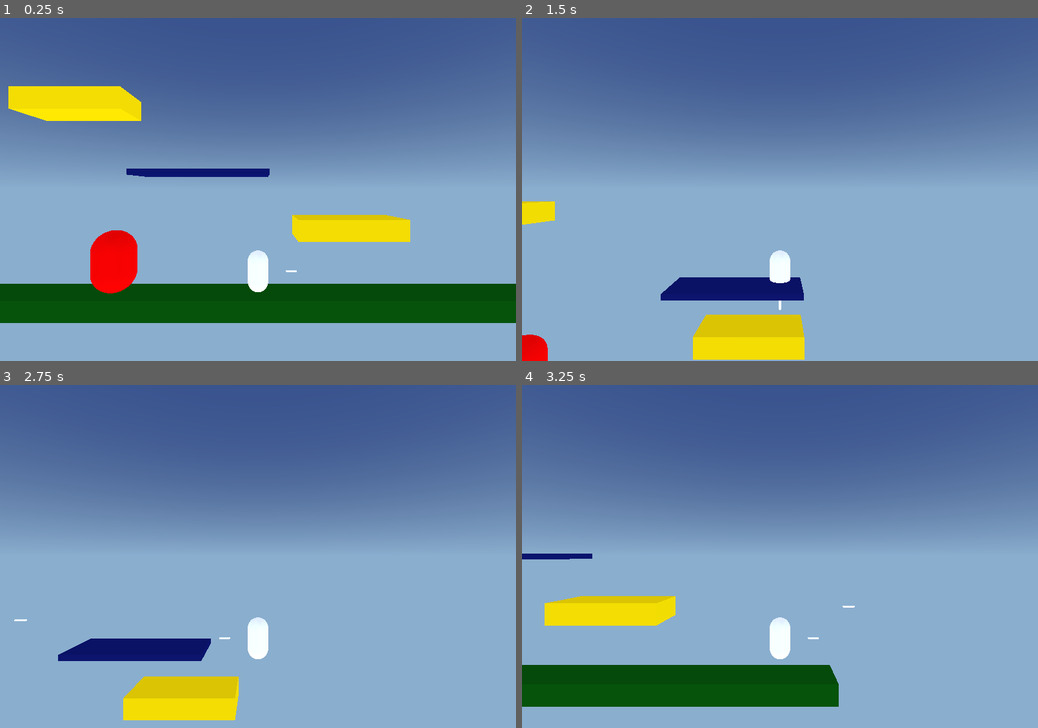
Above: before the commit, frames 1-4 (two rows, left to right).
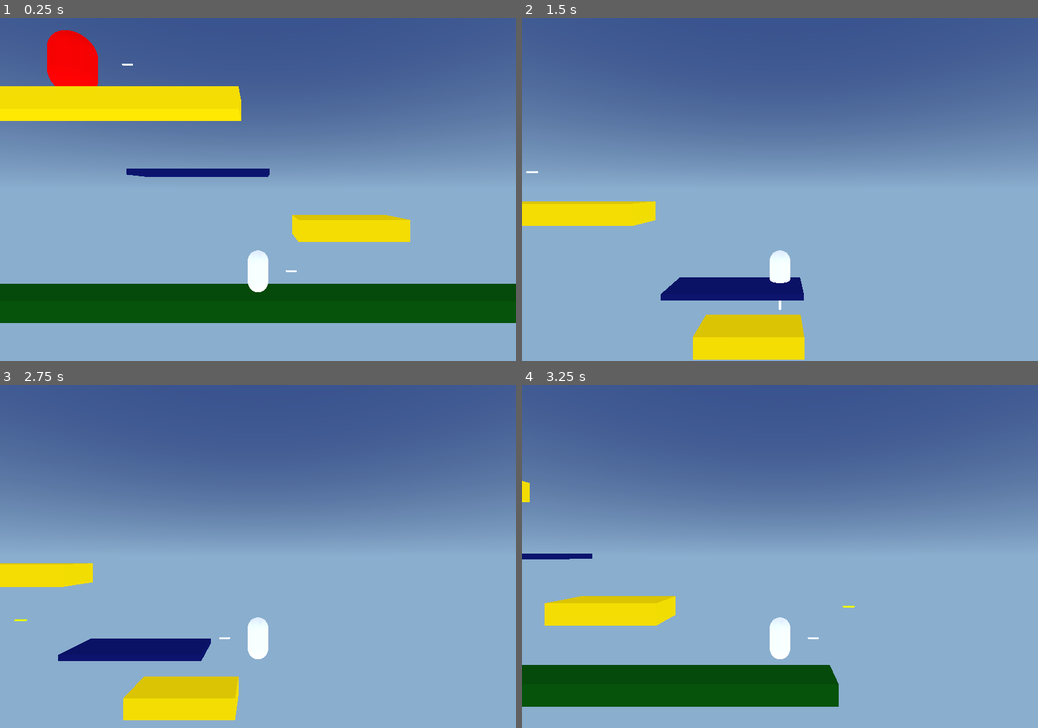
Above: after the commit, the same moments.

Repository: CaffeinatedCM/scorespacejam_9_game
Game: Godot game, scene res://levels/Sandbox.tscn
Same seed, same stepped clock (60 frames per second), same inputs: the game is played once before the commit and once after it.
Inputs:
- Up to frame 1 (0.25 s): no input
- Up to frame 2 (1.5 s): hold D (move_right) 0.53-1.28 s; tap Ctrl (shoot) at 0.6 s; tap Space (jump) at 0.77 s; hold A (move_left) from 1.28 s (still down); tap Down (aim_down) at 1.35 s
- Up to frame 3 (2.75 s): tap Space (jump) at 1.52 s; tap Ctrl (shoot) at 1.55, 2.3 s; release A (move_left) at 2.03 s; hold D (move_right) from 2.03 s (still down); hold Left (aim_left) from 2.03 s (still down)
- Up to frame 4 (3.25 s): keep holding D (move_right); release Left (aim_left) at 2.78 s; tap Right (aim_right) at 2.85 s; tap Space (jump) at 3.02 s; tap Ctrl (shoot) at 3.05 s

The runs differ from the first frame. In frame 1, 5.2% of the frame differs, in the area x 0-47%, y 3-81%; in frame 2, 1.8%; in frame 3, 1.2%; in frame 4, 0.1%.

Commit message:
Basic enemy attacking state

Diff:
--- /dev/null
+++ b/game/characters/BasicEnemy/BasicEnemyStateMachine.gd
@@ -0,0 +1,7 @@
+extends StateMachine
+
+func _ready():
+    states_map = {
+        "idle": $Idle,
+        "attacking": $Attacking
+    }
--- a/game/characters/BasicEnemy/Enemy.gd
+++ b/game/characters/BasicEnemy/Enemy.gd
@@ -1,8 +1,4 @@
 extends KinematicBody
-
-var bullet = preload("res://objects/bullet/Bullet.tscn")
-
-var aim_direction = Vector2.RIGHT
 
 onready var stats = $Stats
 
@@ -10,13 +6,4 @@
     $Stats.connect("on_no_health", self, "queue_free")
 
 func take_damage(value):
-    print("Damage", value)
     $Stats.health -= value
-
-func shoot():
-    var b = bullet.instance()
-    b.initialize(stats.DAMAGE, Vector3(aim_direction.x, aim_direction.y, 0).normalized())
-    get_tree().root.add_child(b)
-    b.global_transform.origin = global_transform.origin + Vector3(2, 0, 0)
-    var aim_degrees = rad2deg(Vector2.RIGHT.angle_to(aim_direction))
-    b.rotation_degrees.z = aim_degrees
--- a/game/characters/BasicEnemy/Enemy.tscn
+++ b/game/characters/BasicEnemy/Enemy.tscn
@@ -1,7 +1,11 @@
-[gd_scene load_steps=6 format=2]
+[gd_scene load_steps=11 format=2]
 
 [ext_resource path="res://characters/Stats.tscn" type="PackedScene" id=1]
 [ext_resource path="res://characters/BasicEnemy/Enemy.gd" type="Script" id=2]
+[ext_resource path="res://characters/BasicEnemy/BasicEnemyStateMachine.gd" type="Script" id=3]
+[ext_resource path="res://characters/BasicEnemy/States/Idle.gd" type="Script" id=4]
+[ext_resource path="res://characters/BasicEnemy/States/Attacking.gd" type="Script" id=5]
+[ext_resource path="res://objects/GunPivot/GunPivot.tscn" type="PackedScene" id=6]
 
 [sub_resource type="CapsuleShape" id=1]
 
@@ -10,13 +14,24 @@
 [sub_resource type="SpatialMaterial" id=3]
 albedo_color = Color( 1, 0, 0, 1 )
 
+[sub_resource type="BoxShape" id=4]
+extents = Vector3( 6, 2, 1 )
+
 [node name="Enemy" type="KinematicBody"]
-transform = Transform( 1, 0, 0, 0, 1, 0, 0, 0, 1, -7, 2, 0 )
 collision_layer = 8
 collision_mask = 0
 script = ExtResource( 2 )
 
 [node name="Stats" parent="." instance=ExtResource( 1 )]
+
+[node name="StateMachine" type="Node" parent="."]
+script = ExtResource( 3 )
+
+[node name="Idle" type="Node" parent="StateMachine"]
+script = ExtResource( 4 )
+
+[node name="Attacking" type="Node" parent="StateMachine"]
+script = ExtResource( 5 )
 
 [node name="CollisionShape" type="CollisionShape" parent="."]
 transform = Transform( 1, 0, 0, 0, -1.62921e-07, -1, 0, 1, -1.62921e-07, 0, 0, 0 )
@@ -26,3 +41,19 @@
 transform = Transform( 1, 0, 0, 0, -1.62921e-07, -1, 0, 1, -1.62921e-07, 0, 0, 0 )
 mesh = SubResource( 2 )
 material = SubResource( 3 )
+
+[node name="PlayerDetection" type="Area" parent="."]
+monitorable = false
+collision_layer = 0
+collision_mask = 2
+
+[node name="CollisionShape" type="CollisionShape" parent="PlayerDetection"]
+transform = Transform( 1, 0, 0, 0, 1, 0, 0, 0, 1, 0, 0.6, 0 )
+shape = SubResource( 4 )
+
+[node name="GunPivot" parent="." instance=ExtResource( 6 )]
+
+[node name="Gun" parent="GunPivot" index="0"]
+transform = Transform( -1.62921e-07, -1, 0, 1, -1.62921e-07, 0, 0, 0, 1, 2.62571, 0, 0 )
+
+[editable path="GunPivot"]
--- /dev/null
+++ b/game/characters/BasicEnemy/States/Attacking.gd
@@ -0,0 +1,42 @@
+extends BasicEnemyBaseState
+
+var bullet = preload("res://objects/bullet/Bullet.tscn")
+
+export var shoot_speed = 1
+
+var target
+var shot_delay = false
+
+func enter():
+    target = playerDetector.get_overlapping_bodies()[0]
+    playerDetector.connect("body_exited", self, "_on_player_left")
+
+func exit():
+    playerDetector.disconnect("body_exited", self, "_on_player_left")
+
+func update(_delta):
+    var target_direction = enemy.global_transform.origin.direction_to(target.global_transform.origin)
+
+    update_gun_rotation(target_direction)
+
+    if not shot_delay:
+        shoot(target_direction)
+        shot_delay = true
+        yield(get_tree().create_timer(shoot_speed), "timeout")
+        shot_delay = false
+
+func update_gun_rotation(target_direction):
+    var aim_degrees = rad2deg(Vector3.RIGHT.angle_to(target_direction))
+    gunPivot.rotation_degrees.z = aim_degrees
+
+func shoot(direction):
+    var b = bullet.instance()
+    b.initialize(stats.DAMAGE, Vector3(direction.x, direction.y, 0).normalized())
+    get_tree().root.add_child(b)
+    b.global_transform.origin = gunPivot.get_node("Gun").global_transform.origin
+    var aim_degrees = rad2deg(Vector3.RIGHT.angle_to(direction))
+    b.rotation_degrees.z = aim_degrees
+
+func _on_player_left(_player):
+    target = null
+    emit_signal("finished", "idle")
--- /dev/null
+++ b/game/characters/BasicEnemy/States/BasicEnemyBaseState.gd
@@ -0,0 +1,7 @@
+extends State
+class_name BasicEnemyBaseState
+
+onready var enemy = get_parent().get_parent()
+onready var stats = enemy.get_node("Stats")
+onready var playerDetector = enemy.get_node("PlayerDetection")
+onready var gunPivot = enemy.get_node("GunPivot")
--- /dev/null
+++ b/game/characters/BasicEnemy/States/Idle.gd
@@ -0,0 +1,10 @@
+extends BasicEnemyBaseState
+
+func enter():
+    playerDetector.connect("body_entered", self, "_on_player_detected" )
+
+func exit():
+    playerDetector.disconnect("body_entered", self, "_on_player_detected")
+
+func _on_player_detected(_player):
+    emit_signal("finished", "attacking")
--- a/game/characters/player/Player.gd
+++ b/game/characters/player/Player.gd
@@ -6,7 +6,6 @@
     stats.connect("on_no_health", self, "die")
 
 func take_damage(damage):
-    print("I got hurt")
     stats.health -= damage
 
 func die():
--- a/game/characters/player/Player.tscn
+++ b/game/characters/player/Player.tscn
@@ -8,11 +8,12 @@
 [ext_resource path="res://characters/player/states/movement/Jump.gd" type="Script" id=6]
 [ext_resource path="res://characters/Stats.tscn" type="PackedScene" id=7]
 [ext_resource path="res://characters/player/Player.gd" type="Script" id=8]
+[ext_resource path="res://objects/GunPivot/GunPivot.tscn" type="PackedScene" id=9]
 
-[sub_resource type="CapsuleMesh" id=2]
+[sub_resource type="CapsuleMesh" id=1]
 radius = 0.5
 
-[sub_resource type="CapsuleShape" id=3]
+[sub_resource type="CapsuleShape" id=2]
 radius = 0.5
 
 [node name="Player" type="KinematicBody"]
@@ -24,6 +25,7 @@
 }
 
 [node name="Stats" parent="." instance=ExtResource( 7 )]
+MAX_HEALTH = 5
 
 [node name="PlayerStateMachine" type="Node" parent="."]
 script = ExtResource( 3 )
@@ -46,15 +48,10 @@
 
 [node name="CSGMesh" type="CSGMesh" parent="."]
 transform = Transform( 1, 0, 0, 0, -1.62921e-07, -1, 0, 1, -1.62921e-07, 0, 0, 0 )
-mesh = SubResource( 2 )
+mesh = SubResource( 1 )
 
 [node name="CollisionShape" type="CollisionShape" parent="."]
 transform = Transform( 1, 0, 0, 0, -1.62921e-07, -1, 0, 1, -1.62921e-07, 0, 0, 0 )
-shape = SubResource( 3 )
+shape = SubResource( 2 )
 
-[node name="GunPivot" type="Spatial" parent="."]
-
-[node name="Gun" type="CSGCylinder" parent="GunPivot"]
-transform = Transform( -1.62921e-07, -1, 0, 1, -1.62921e-07, 0, 0, 0, 1, 1.62571, 0, 0 )
-radius = 0.05
-height = 0.5
+[node name="GunPivot" parent="." instance=ExtResource( 9 )]
--- a/game/levels/Sandbox.tscn
+++ b/game/levels/Sandbox.tscn
@@ -36,10 +36,11 @@
 [node name="Platform" parent="." instance=ExtResource( 4 )]
 
 [node name="Platform2" parent="." instance=ExtResource( 4 )]
-transform = Transform( 1, 0, 0, 0, 1, 0, 0, 0, 1, -8.676, 9.636, 0 )
+transform = Transform( 3.12, 0, 0, 0, 1, 0, 0, 0, 1, -8.676, 9.636, 0 )
 
 [node name="MovingPlatform" parent="." instance=ExtResource( 5 )]
 transform = Transform( 1, 0, 0, 0, 1, 0, 0, 0, 1, -3.7647, 6.25157, 0.730398 )
 
 [node name="Enemy" parent="." instance=ExtResource( 6 )]
+transform = Transform( 1, 0, 0, 0, 1, 0, 0, 0, 1, -9, 11.6195, 0 )
 [connection signal="body_entered" from="Death" to="Death" method="_on_Death_body_entered"]
--- /dev/null
+++ b/game/objects/GunPivot/GunPivot.tscn
@@ -0,0 +1,8 @@
+[gd_scene format=2]
+
+[node name="GunPivot" type="Spatial"]
+
+[node name="Gun" type="CSGCylinder" parent="."]
+transform = Transform( -1.62921e-07, -1, 0, 1, -1.62921e-07, 0, 0, 0, 1, 1.62571, 0, 0 )
+radius = 0.05
+height = 0.5
--- a/game/objects/bullet/Bullet.gd
+++ b/game/objects/bullet/Bullet.gd
@@ -17,7 +17,6 @@
     if collision:
         var collider = collision.collider
         if collider.has_method("take_damage"):
-            print("Hi?")
             collider.take_damage(damage)
 
         queue_free()
--- a/game/objects/bullet/Bullet.tscn
+++ b/game/objects/bullet/Bullet.tscn
@@ -10,6 +10,9 @@
 radius = 0.05
 mid_height = 0.5
 radial_segments = 10
+
+[sub_resource type="SpatialMaterial" id=3]
+albedo_color = Color( 0.945098, 1, 0.0196078, 1 )
 
 [node name="Bullet" type="KinematicBody"]
 input_ray_pickable = false
@@ -24,3 +27,4 @@
 [node name="CSGMesh" type="CSGMesh" parent="."]
 transform = Transform( -1.62921e-07, 0, 1, 0, 1, 0, -1, 0, -1.62921e-07, 0, 0, 0 )
 mesh = SubResource( 2 )
+material = SubResource( 3 )
--- a/game/project.godot
+++ b/game/project.godot
@@ -9,6 +9,11 @@
 config_version=4
 
 _global_script_classes=[ {
+"base": "State",
+"class": "BasicEnemyBaseState",
+"language": "GDScript",
+"path": "res://characters/BasicEnemy/States/BasicEnemyBaseState.gd"
+}, {
 "base": "State",
 "class": "PlayerBaseState",
 "language": "GDScript",
@@ -25,6 +30,7 @@
 "path": "res://scripts/state_machine/State_Machine.gd"
 } ]
 _global_script_class_icons={
+"BasicEnemyBaseState": "",
 "PlayerBaseState": "",
 "State": "",
 "StateMachine": ""
Not shown: 1 places in game/characters/player/Player.tscn that only renumber resources
Not shown: 1 places in game/objects/bullet/Bullet.tscn that only renumber resources
Not shown, changed: game/debug.log
